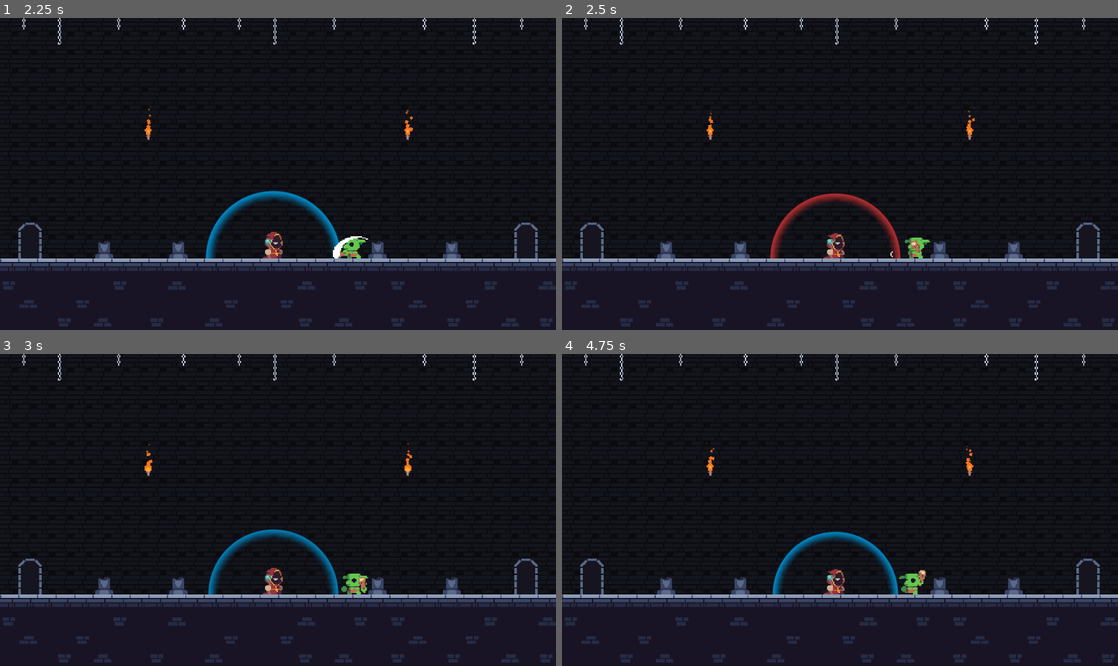
Above: before the commit, frames 1-4 (two rows, left to right).
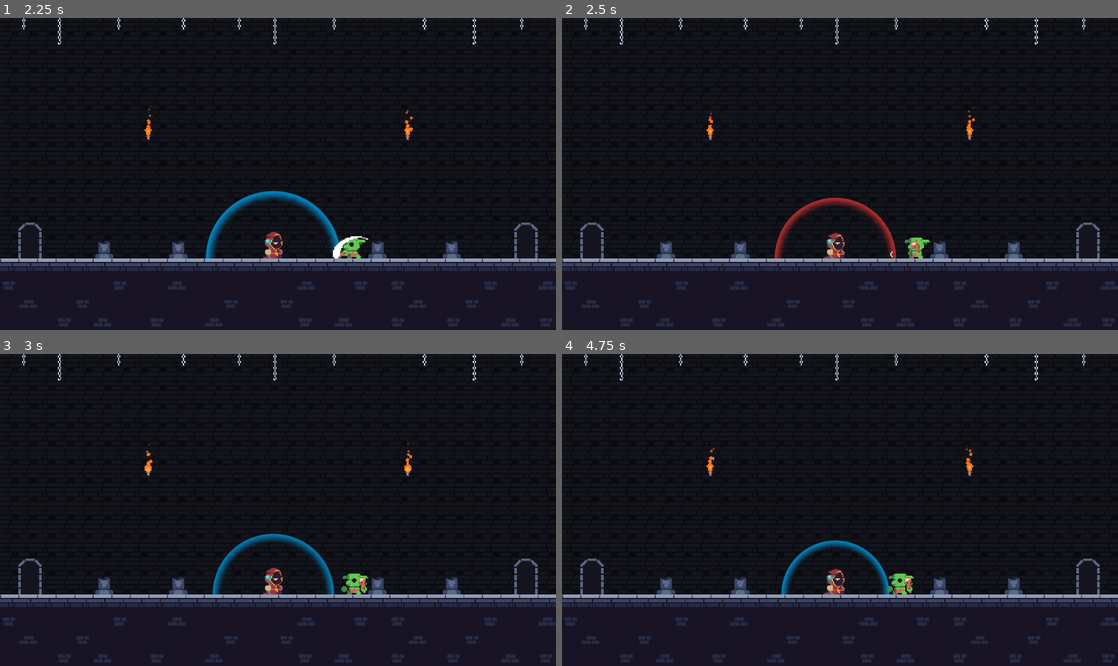
Above: after the commit, the same moments.

Repository: Joao-victor-da-silva/Let_Me_Brew
Game: Godot game, scene res://cenas/jogo.tscn
Two runs of this game, one before a commit and one after it. Both use one fixed random seed, a clock stepped at 60 frames per second and the inputs below.
Inputs:
- Up to frame 1 (2.25 s): no input
- Up to frame 2 (2.5 s): no input
- Up to frame 3 (3 s): no input
- Up to frame 4 (4.75 s): no input

Frame 1 is identical in both runs. In frame 2, 1.3% of the frame differs, in the area x 37-61%, y 56-78%; in frame 3, 1.3%; in frame 4, 1.8%, in the area x 37-66%, y 57-78%.

Commit message:
Barra de vida player, loop de game over

Diff:
--- /dev/null
+++ b/assets/shaders/flash.gdshader
@@ -0,0 +1,9 @@
+shader_type canvas_item;
+
+uniform vec4 flash_color : source_color = vec4(1.0, 1.0, 1.0, 1.0);
+uniform float flash_amount : hint_range(0.0, 1.0, 0.01) = 0.0;
+
+void fragment() {
+	vec3 color = texture(TEXTURE, UV).rgb;
+	COLOR.rgb = mix(color, flash_color.rgb, flash_amount);
+}
--- a/cenas/jogo.gd
+++ b/cenas/jogo.gd
@@ -1,3 +1,20 @@
 extends Node2D
 
+@onready var animation_player = $AnimationPlayer
+
 # Logica dos rounds, spawn de monstros vai aqui
+
+func _ready():
+	Globals.player_morreu.connect(game_over)
+
+func game_over():
+	get_tree().paused = true
+	animation_player.play("game_over")
+
+func jogar_novamente():
+	get_tree().paused = false
+	get_tree().reload_current_scene()
+
+func menu_principal():
+	# TODO
+	pass
--- a/cenas/jogo.tscn
+++ b/cenas/jogo.tscn
@@ -11,33 +11,155 @@
 [sub_resource type="RectangleShape2D" id="RectangleShape2D_bkotw"]
 size = Vector2(48, 208)
 
+[sub_resource type="Animation" id="Animation_bkotw"]
+resource_name = "game_over"
+length = 0.1
+tracks/0/type = "value"
+tracks/0/imported = false
+tracks/0/enabled = true
+tracks/0/path = NodePath("CanvasModulate:color")
+tracks/0/interp = 1
+tracks/0/loop_wrap = true
+tracks/0/keys = {
+"times": PackedFloat32Array(0),
+"transitions": PackedFloat32Array(1),
+"update": 0,
+"values": [Color(0.190762, 0.190762, 0.190762, 1)]
+}
+tracks/1/type = "value"
+tracks/1/imported = false
+tracks/1/enabled = true
+tracks/1/path = NodePath("CanvasLayer:visible")
+tracks/1/interp = 1
+tracks/1/loop_wrap = true
+tracks/1/keys = {
+"times": PackedFloat32Array(0),
+"transitions": PackedFloat32Array(1),
+"update": 1,
+"values": [true]
+}
+
+[sub_resource type="Animation" id="Animation_dmxwg"]
+length = 0.001
+tracks/0/type = "value"
+tracks/0/imported = false
+tracks/0/enabled = true
+tracks/0/path = NodePath("CanvasModulate:color")
+tracks/0/interp = 1
+tracks/0/loop_wrap = true
+tracks/0/keys = {
+"times": PackedFloat32Array(0),
+"transitions": PackedFloat32Array(1),
+"update": 0,
+"values": [Color(1, 1, 1, 1)]
+}
+tracks/1/type = "value"
+tracks/1/imported = false
+tracks/1/enabled = true
+tracks/1/path = NodePath("CanvasLayer:visible")
+tracks/1/interp = 1
+tracks/1/loop_wrap = true
+tracks/1/keys = {
+"times": PackedFloat32Array(0),
+"transitions": PackedFloat32Array(1),
+"update": 1,
+"values": [false]
+}
+
+[sub_resource type="AnimationLibrary" id="AnimationLibrary_dmxwg"]
+_data = {
+&"RESET": SubResource("Animation_dmxwg"),
+&"game_over": SubResource("Animation_bkotw")
+}
+
 [node name="Jogo" type="Node2D"]
+process_mode = 3
 script = ExtResource("1_bkotw")
 metadata/_edit_lock_ = true
 
-[node name="StaticBody" type="StaticBody2D" parent="."]
+[node name="CanvasLayer" type="CanvasLayer" parent="."]
+visible = false
+
+[node name="GameOver" type="Label" parent="CanvasLayer"]
+anchors_preset = 8
+anchor_left = 0.5
+anchor_top = 0.5
+anchor_right = 0.5
+anchor_bottom = 0.5
+offset_left = -43.5
+offset_top = -76.0
+offset_right = 43.5
+offset_bottom = -53.0
+grow_horizontal = 2
+grow_vertical = 2
+text = "Game Over"
+
+[node name="PlayAgain" type="Button" parent="CanvasLayer"]
+anchors_preset = 8
+anchor_left = 0.5
+anchor_top = 0.5
+anchor_right = 0.5
+anchor_bottom = 0.5
+offset_left = -44.0
+offset_top = 10.0
+offset_right = 44.0
+offset_bottom = 41.0
+grow_horizontal = 2
+grow_vertical = 2
+text = "Play Again"
+
+[node name="MainMenu" type="Button" parent="CanvasLayer"]
+anchors_preset = 8
+anchor_left = 0.5
+anchor_top = 0.5
+anchor_right = 0.5
+anchor_bottom = 0.5
+offset_left = -48.0
+offset_top = 53.0
+offset_right = 48.0
+offset_bottom = 84.0
+grow_horizontal = 2
+grow_vertical = 2
+text = "Main Menu"
+
+[node name="Mundo" type="Node2D" parent="."]
+process_mode = 1
+
+[node name="StaticBody" type="StaticBody2D" parent="Mundo"]
 collision_mask = 8
 metadata/_edit_lock_ = true
 
-[node name="1" type="CollisionShape2D" parent="StaticBody"]
+[node name="1" type="CollisionShape2D" parent="Mundo/StaticBody"]
 position = Vector2(240, 248)
 shape = SubResource("RectangleShape2D_1frua")
 metadata/_edit_lock_ = true
 
-[node name="2" type="CollisionShape2D" parent="StaticBody"]
+[node name="2" type="CollisionShape2D" parent="Mundo/StaticBody"]
 position = Vector2(-24, 104)
 shape = SubResource("RectangleShape2D_bkotw")
 metadata/_edit_lock_ = true
 
-[node name="3" type="CollisionShape2D" parent="StaticBody"]
+[node name="3" type="CollisionShape2D" parent="Mundo/StaticBody"]
 position = Vector2(504, 104)
 shape = SubResource("RectangleShape2D_bkotw")
 metadata/_edit_lock_ = true
 
-[node name="Castelo" parent="." instance=ExtResource("2_32vai")]
+[node name="Castelo" parent="Mundo" instance=ExtResource("2_32vai")]
 
-[node name="Mago" parent="." instance=ExtResource("1_k46e6")]
+[node name="Mago" parent="Mundo" instance=ExtResource("1_k46e6")]
 position = Vector2(236, 208)
+metadata/_edit_lock_ = true
 
-[node name="Goblin" parent="." instance=ExtResource("3_1frua")]
+[node name="Goblin" parent="Mundo" instance=ExtResource("3_1frua")]
 position = Vector2(379, 111)
+
+[node name="CanvasModulate" type="CanvasModulate" parent="."]
+
+[node name="AnimationPlayer" type="AnimationPlayer" parent="."]
+libraries = {
+&"": SubResource("AnimationLibrary_dmxwg")
+}
+autoplay = "RESET"
+
+[connection signal="pressed" from="CanvasLayer/PlayAgain" to="." method="jogar_novamente"]
+[connection signal="pressed" from="CanvasLayer/MainMenu" to="." method="menu_principal"]
--- a/cenas/mago.gd
+++ b/cenas/mago.gd
@@ -5,7 +5,10 @@
 const COR_ESCUDO_DANIFICADO = Color("db3535")
 
 @onready var escudo = $Escudo
+@onready var sprite = $Sprite
+@onready var barra_vida = $BarraVida
 
+var escudo_ativo : bool = true
 var tamanho_escudo : float = 70.0
 var vida_atual : float = 200.0
 var timer_flash : float = 0.0
@@ -13,30 +16,42 @@
 func _ready():
 	Globals.inimigo_atacou.connect(tomar_dano)
 
-func _physics_process(delta):
+func _process(delta):
 	# Atualizar cor do escudo
 	timer_flash -= delta
-	if timer_flash > 0.0:
-		set_cor_escudo(COR_ESCUDO_DANIFICADO)
+	if escudo_ativo:
+		var cor_escudo = COR_ESCUDO_DANIFICADO if timer_flash > 0.0 else COR_ESCUDO_NORMAL
+		set_cor_escudo(cor_escudo)
 	else:
-		set_cor_escudo(COR_ESCUDO_NORMAL)
+		sprite.material.set_shader_parameter("flash_amount", 1.0 if timer_flash > 0.0 else 0.0)
 
 	# Atualizar tamanho do escudo
-	if vida_atual > 100.0:
-		tamanho_escudo = lerp(20.0, 70.0, (vida_atual - 100.0) / 100.0)
+	if escudo_ativo:
+		tamanho_escudo = lerp(35.0, 70.0, (vida_atual - 100.0) / 100.0)
 		escudo.scale = Vector2.ONE * 64.0 * tamanho_escudo / TAMANHO_MAXIMO_ESCUDO
 	else:
+		tamanho_escudo = 20.0
 		escudo.visible = false
+
+	# Atualizar barra de vida
+	barra_vida.visible = not escudo_ativo
+	barra_vida.value = vida_atual
 
 	Globals.posicao_player = global_position
 	Globals.tamanho_escudo = tamanho_escudo
 
 func tomar_dano(dano):
-	timer_flash = 0.2
 	if vida_atual > 100.0:
+		timer_flash = 0.2
 		vida_atual = clamp(vida_atual - dano, 100.0, 200.0)
 	else:
-		vida_atual -= dano
+		if not escudo_ativo:
+			timer_flash = 0.2
+			vida_atual -= dano
+		escudo_ativo = false
+
+	if vida_atual <= 0:
+		Globals.player_morreu.emit()
 
 func set_cor_escudo(cor: Color):
 	escudo.material.set_shader_parameter("shield_color", cor)
--- a/cenas/mago.tscn
+++ b/cenas/mago.tscn
@@ -1,14 +1,21 @@
-[gd_scene load_steps=13 format=3 uid="uid://c1c5sbup2ejfk"]
+[gd_scene load_steps=16 format=3 uid="uid://c1c5sbup2ejfk"]
 
 [ext_resource type="Shader" uid="uid://r2dej8e6fvkm" path="res://assets/shaders/barreira.gdshader" id="1_0b7qp"]
 [ext_resource type="Texture2D" uid="uid://341mtqdrnyt4" path="res://assets/sprites/quadrado.png" id="1_axpp8"]
 [ext_resource type="Script" uid="uid://h3e3scwyulh2" path="res://cenas/mago.gd" id="1_h3r2y"]
 [ext_resource type="Texture2D" uid="uid://dpsovyqj7j0g4" path="res://assets/sprites/Mage_idle.png" id="1_sgq7f"]
+[ext_resource type="Shader" uid="uid://cnusdvyaps2wj" path="res://assets/shaders/flash.gdshader" id="4_x4bry"]
+[ext_resource type="Texture2D" uid="uid://yuxc0ssru5oa" path="res://assets/sprites/health_bar.png" id="6_jvh14"]
 
 [sub_resource type="ShaderMaterial" id="ShaderMaterial_h3r2y"]
 shader = ExtResource("1_0b7qp")
 shader_parameter/shield_color = Color(0, 0.596078, 0.858824, 1)
 shader_parameter/blink_speed = 4.0
+
+[sub_resource type="ShaderMaterial" id="ShaderMaterial_jvh14"]
+shader = ExtResource("4_x4bry")
+shader_parameter/flash_color = Color(0.86, 0.2924, 0.2924, 1)
+shader_parameter/flash_amount = 0.0
 
 [sub_resource type="AtlasTexture" id="AtlasTexture_sgq7f"]
 atlas = ExtResource("1_sgq7f")
@@ -73,9 +80,22 @@
 
 [node name="Sprite" type="AnimatedSprite2D" parent="."]
 texture_filter = 1
+material = SubResource("ShaderMaterial_jvh14")
 position = Vector2(0, -10)
 sprite_frames = SubResource("SpriteFrames_q64jv")
 animation = &"idle"
 autoplay = "idle"
 frame_progress = 0.981142
 metadata/_edit_lock_ = true
+
+[node name="BarraVida" type="TextureProgressBar" parent="."]
+offset_left = -14.0
+offset_top = -31.0
+offset_right = 14.0
+offset_bottom = -27.0
+value = 100.0
+texture_under = ExtResource("6_jvh14")
+texture_progress = ExtResource("6_jvh14")
+tint_under = Color(0, 0, 0, 1)
+tint_progress = Color(0.580392, 0.207843, 0.239216, 1)
+metadata/_edit_lock_ = true
--- a/cenas/monstro.gd
+++ b/cenas/monstro.gd
@@ -2,7 +2,7 @@
 
 const gravity = 300.0
 const speed = 40.0
-const dano = 5
+const dano = 20
 
 @onready var sprite = $Sprite
 @onready var timer_ataque = $TimerAtaque
--- a/scripts/globais/globals.gd
+++ b/scripts/globais/globals.gd
@@ -1,6 +1,7 @@
 extends Node
 
 signal inimigo_atacou(dano)
+signal player_morreu()
 
 var posicao_player : Vector2
 var tamanho_escudo : float
Not shown, added: assets/shaders/flash.gdshader.uid
Binary file added: assets/sprites/health_bar.png
Not shown, added: assets/sprites/health_bar.png.import
Not shown: 1 places in cenas/jogo.tscn that only renumber resources
